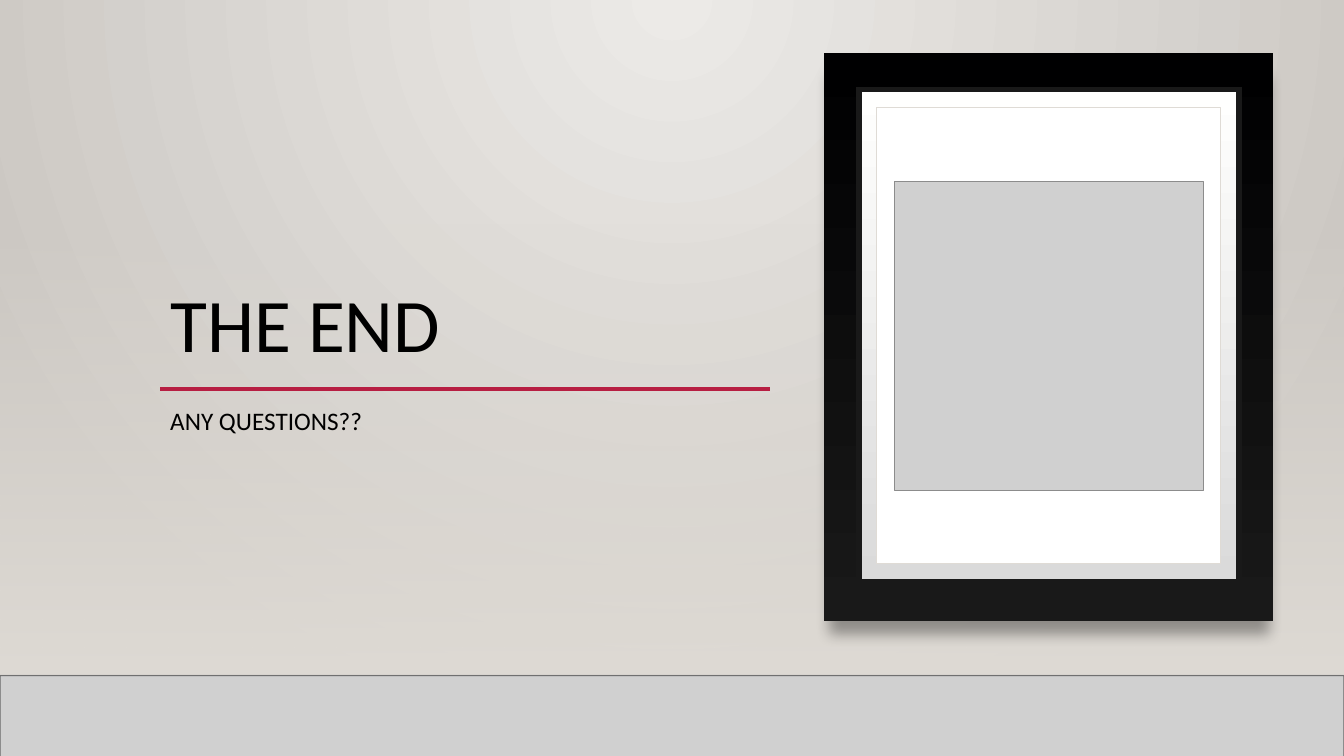
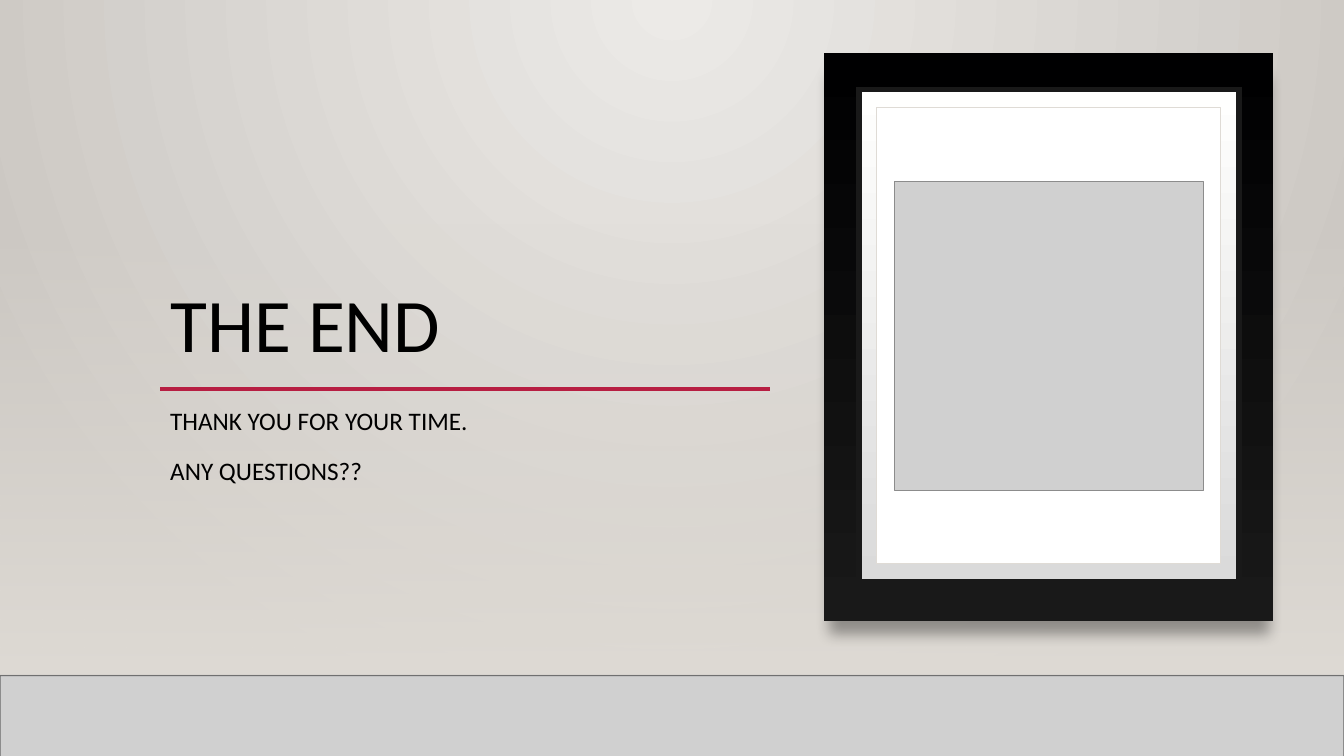
Before and after one commit to TroyFoote/Exploring_Perth_House_Prices, a slide deck: slide 13 of Exploring perth house prices.pptx. Drawn at 1344x756 pixels with LibreOffice and Linux fonts; fonts in the diff are those of the drawing; grey boxes stand for pictures; background and template pictures are left out. Boxes give left, top, right and bottom in pixels: in the first picture for what was removed or moved away, otherwise in the second. Text is boxed around its words. In the diff, an @@ line names an element or a change of style, - is before the commit and + after.

Commit message:
final changes to presentation

```diff
--- a/Exploring perth house prices.pptx
+++ b/Exploring perth house prices.pptx
@@ subtitle at (170,413,468,430): paragraph added @@
+THANK YOU FOR YOUR TIME.
```
